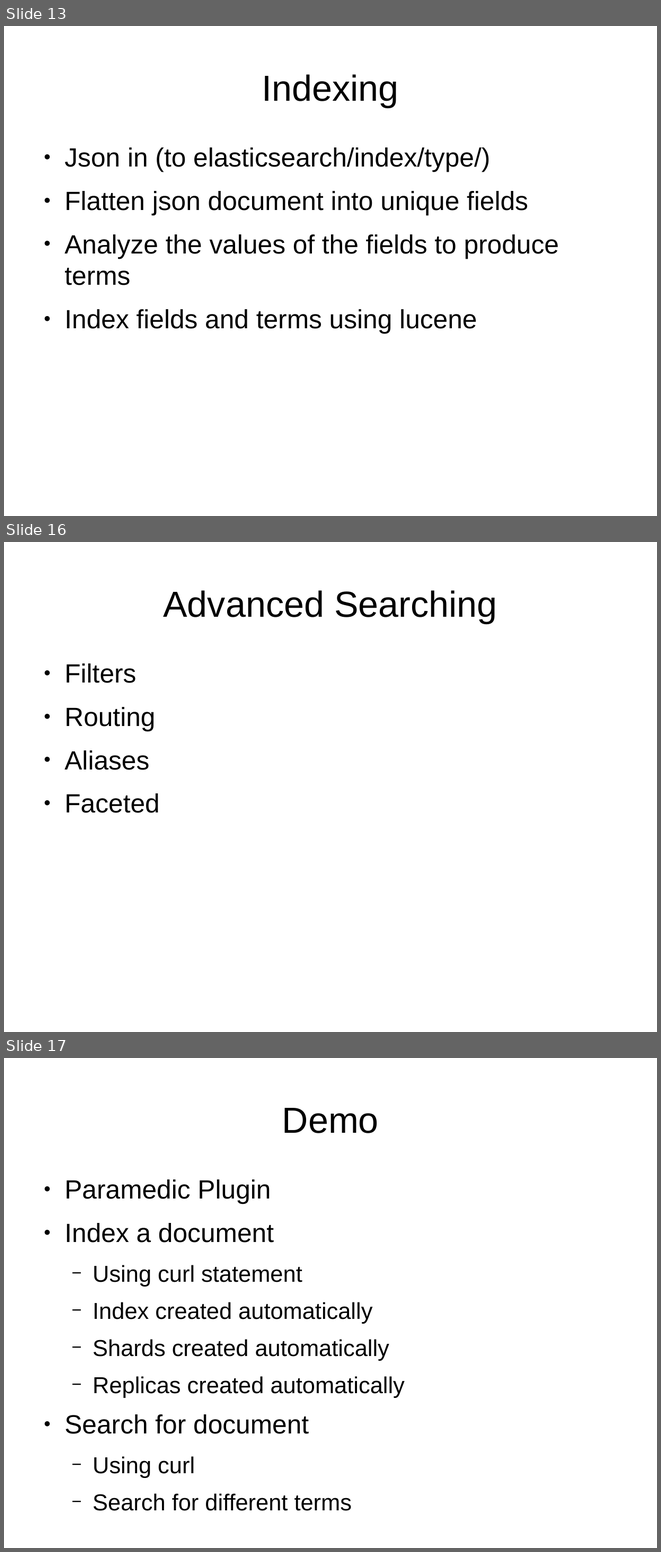
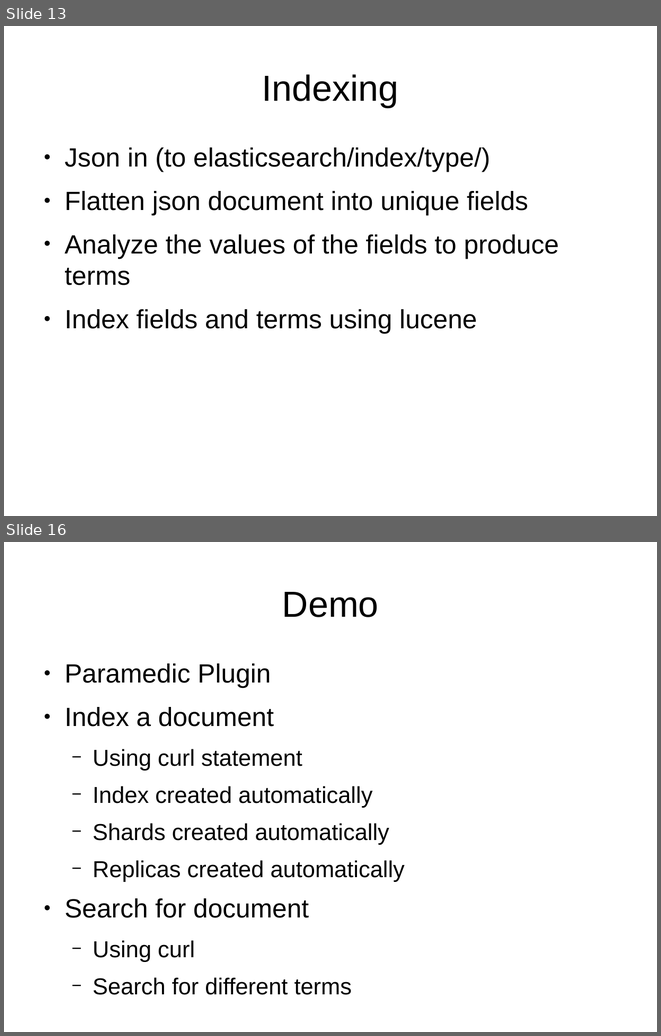
Before and after one commit to james1ewis/ElasticsearchForDBAs, a slide deck: Elasticsearch.odp. Shown one above the other, each under a label of ours: slides 13, 16 and 17 before the commit, slides 13 and 16 after it; the slides between them are not shown. The pictures are 661x1552 and 661x1036 pixels, drawn with LibreOffice and Linux fonts; fonts in the diff are those of the drawing. Boxes give left, top, right and bottom in pixels: in the first picture for what was removed or moved away, otherwise in the second. Text is boxed around its words. In the diff, an @@ line names an element or a change of style, - is before the commit and + after.

```diff
--- a/Elasticsearch.odp
+++ b/Elasticsearch.odp
@@ slide 16 removed at [4,542,657,1032], background #FFFFFF @@
@@ title removed at [163,590,497,623] @@
-Advanced Searching
@@ text removed at [64,663,159,813] @@
-● Filters
-● Routing
-● Aliases
-● Faceted
@@ what was slide 17 is now slide 16 @@
```
Also in this commit, not shown: 3 slides changed.
